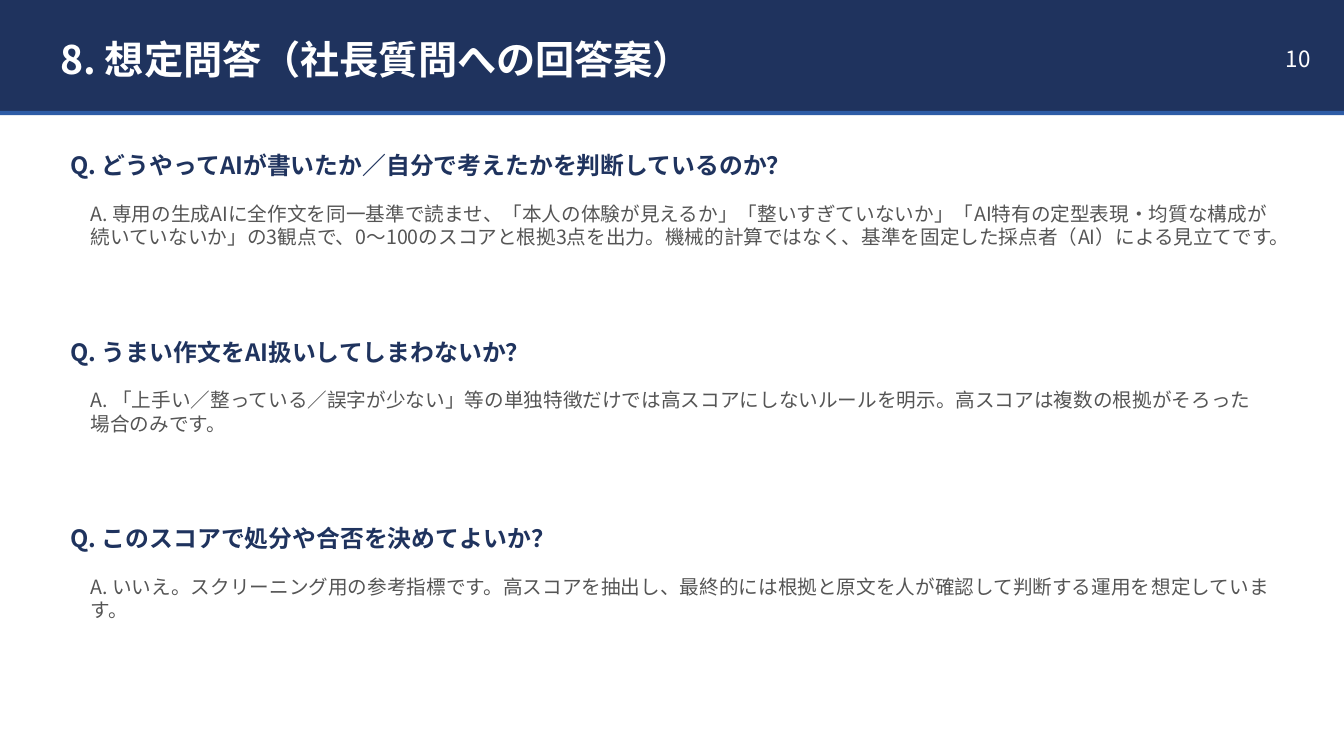
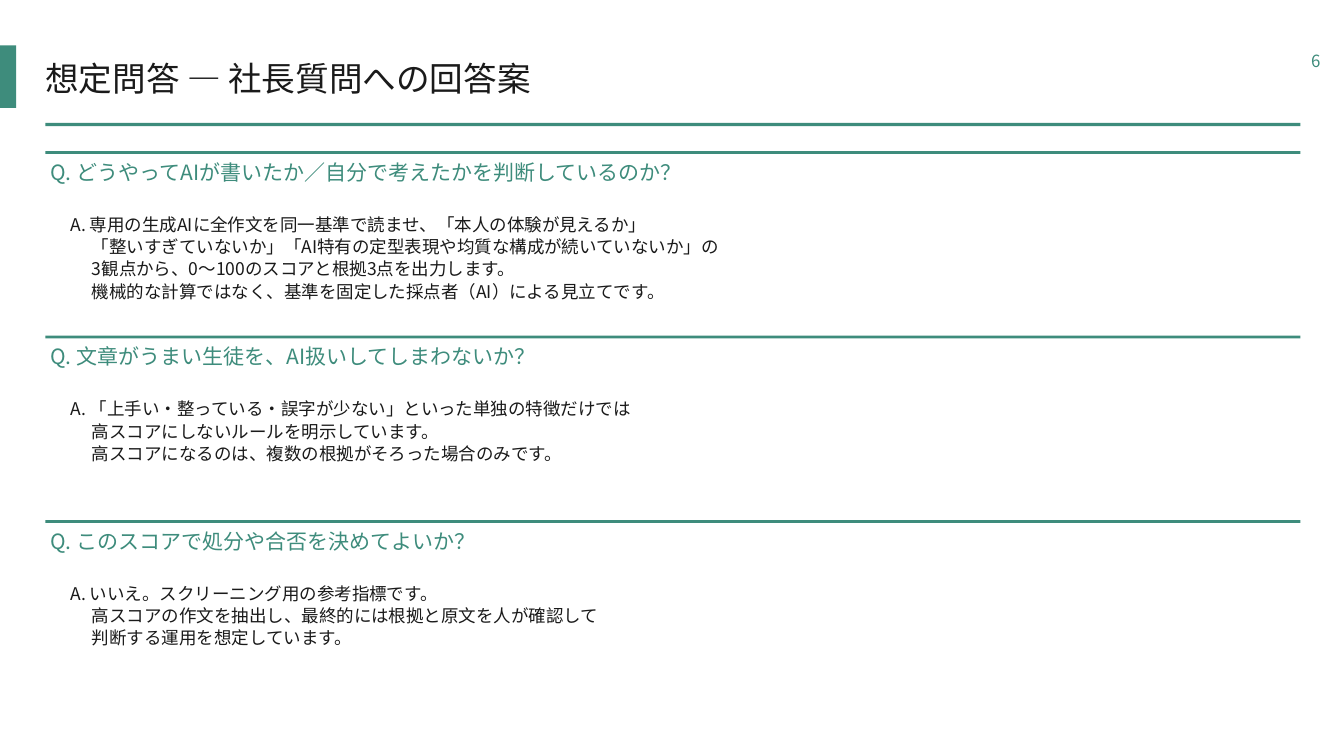
Before and after one commit to mayuyotsuya69-bit/stunning-guacamole, a slide deck: slide 6 of AI関与スコア_算出方法_説明資料.pptx (slide 10 before the commit). Drawn at 1344x756 pixels with LibreOffice and Linux fonts; fonts in the diff are those of the drawing. Boxes give left, top, right and bottom in pixels: in the first picture for what was removed or moved away, otherwise in the second. Text is boxed around its words. In the diff, an @@ line names an element or a change of style, - is before the commit and + after.

```diff
--- a/AI関与スコア_算出方法_説明資料.pptx
+++ b/AI関与スコア_算出方法_説明資料.pptx
@@ rectangle added at box(0, 45, 16, 108), fill #3E8C7C @@
@@ text removed at box(1286, 50, 1311, 68) @@
-10
@@ text added at box(1311, 54, 1320, 67), 12 pt, text #3E8C7C @@
+6
@@ text at box(45, 62, 530, 94): text changed; size 28 to 24 pt; text colour #FFFFFF to #1A1A1A; bold off @@
-8. 想定問答（社長質問への回答案）
+想定問答 — 社長質問への回答案
@@ rectangle: place and size @@
-rectangle at box(0, 111, 1344, 115)
+rectangle at box(45, 123, 1301, 126)
@@ rectangle at box(45, 123, 1301, 126): fill #2E5CA6 to #3E8C7C @@
@@ rectangle: place and size @@
-rectangle at box(0, 0, 1344, 111)
+rectangle at box(45, 151, 1301, 154)
@@ rectangle at box(45, 151, 1301, 154): fill #1F335E to #3E8C7C @@
@@ text "Q. どうやってAIが書いたか／自分で考えたかを判断しているのか？" at box(50, 162, 681, 184): size 17 to 15 pt, text colour #1F335E to #3E8C7C, bold off; more space between paragraphs @@
@@ text "Q. どうやってAIが書いたか／自分で考えたかを判断しているのか？": place and size @@
-text "Q. どうやってAIが書いたか／自分で考えたかを判断しているのか？" at box(70, 153, 791, 179)
+text "Q. どうやってAIが書いたか／自分で考えたかを判断しているのか？" at box(50, 162, 681, 184)
@@ text at box(71, 216, 719, 300): text changed; size 14 to 12.5 pt; text colour #555555 to #1A1A1A @@
-A. 専用の生成AIに全作文を同一基準で読ませ、「本人の体験が見えるか」「整いすぎていないか」「AI特有の定型表現・均質な構成が続いていないか」の3観点で、0〜100のスコアと根拠3点を出力。機械的計算ではなく、基準を固定した採点者（AI）による見立てです。
+A. 専用の生成AIに全作文を同一基準で読ませ、「本人の体験が見えるか」
+「整いすぎていないか」「AI特有の定型表現や均質な構成が続いていないか」の
+3観点から、0〜100のスコアと根拠3点を出力します。
+機械的な計算ではなく、基準を固定した採点者（AI）による見立てです。
@@ rectangle added at box(45, 336, 1301, 339), fill #3E8C7C @@
@@ text at box(50, 346, 535, 368): text changed; size 17 to 15 pt; text colour #1F335E to #3E8C7C; bold off @@
-Q. うまい作文をAI扱いしてしまわないか？
+Q. 文章がうまい生徒を、AI扱いしてしまわないか？
@@ text at box(71, 400, 631, 462): text changed; size 14 to 12.5 pt; text colour #555555 to #1A1A1A @@
-A. 「上手い／整っている／誤字が少ない」等の単独特徴だけでは高スコアにしないルールを明示。高スコアは複数の根拠がそろった場合のみです。
+A. 「上手い・整っている・誤字が少ない」といった単独の特徴だけでは
+高スコアにしないルールを明示しています。
+高スコアになるのは、複数の根拠がそろった場合のみです。
@@ rectangle added at box(45, 520, 1301, 523), fill #3E8C7C @@
@@ text "Q. このスコアで処分や合否を決めてよいか？": place and size @@
-text "Q. このスコアで処分や合否を決めてよいか？" at box(70, 526, 555, 552)
+text "Q. このスコアで処分や合否を決めてよいか？" at box(50, 531, 475, 553)
@@ text "Q. このスコアで処分や合否を決めてよいか？" at box(50, 531, 475, 553): size 17 to 15 pt, text colour #1F335E to #3E8C7C, bold off; more space between paragraphs @@
@@ text at box(71, 585, 598, 646): text changed; size 14 to 12.5 pt; text colour #555555 to #1A1A1A @@
-A. いいえ。スクリーニング用の参考指標です。高スコアを抽出し、最終的には根拠と原文を人が確認して判断する運用を想定しています。
+A. いいえ。スクリーニング用の参考指標です。
+高スコアの作文を抽出し、最終的には根拠と原文を人が確認して
+判断する運用を想定しています。
```
Also in this commit, not shown: 5 other slides changed, 4 slides removed, 3 other files.
